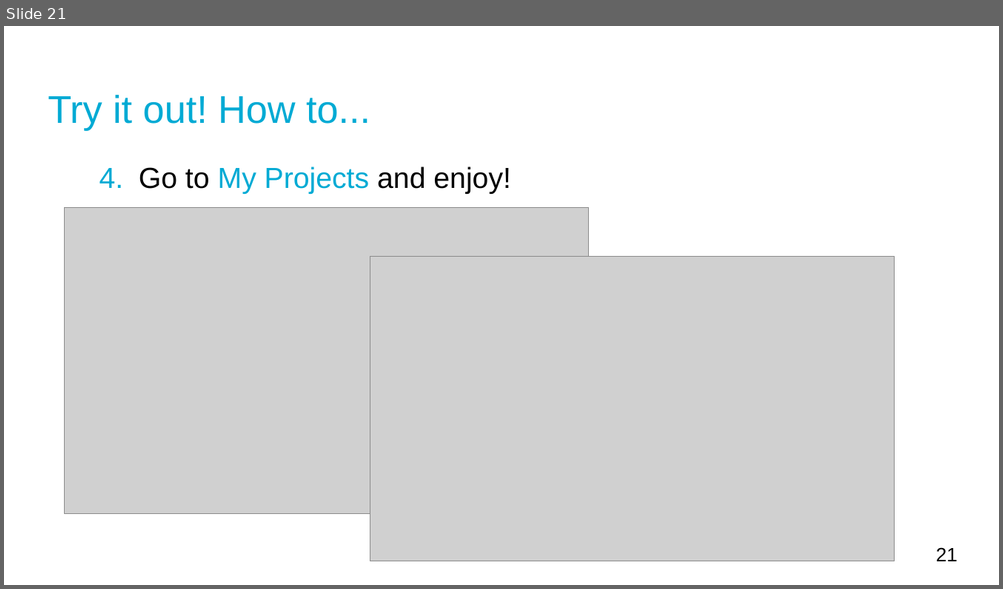
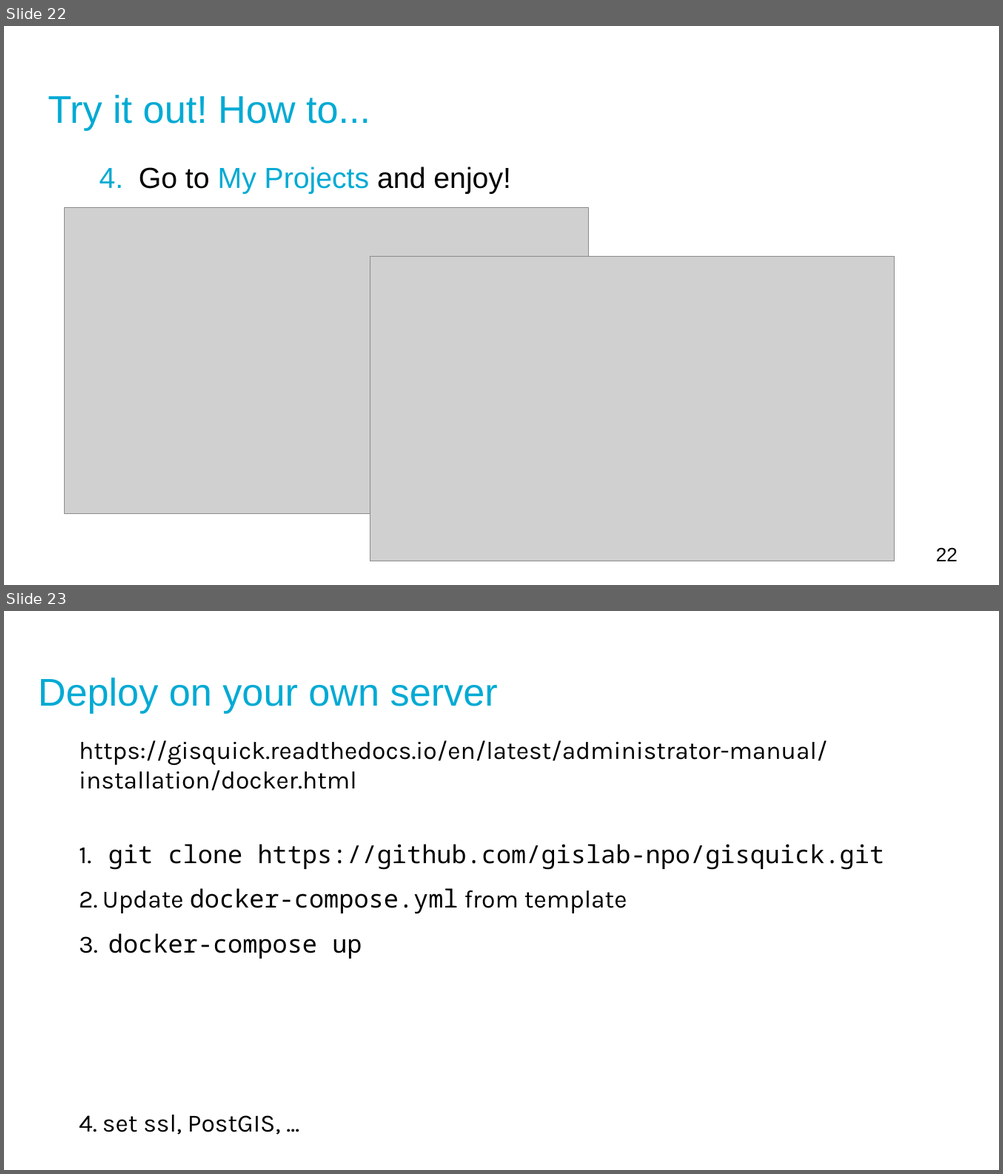
Before and after one commit to gisquick/gisquick-doc, a slide deck: presentations/lets-share-gis-much-quicker.odp. Shown one above the other, each under a label of ours: slide 21 before the commit, slides 22 and 23 after it. The pictures are 1003x589 and 1003x1174 pixels, drawn with LibreOffice and Linux fonts; fonts in the diff are those of the drawing; grey boxes stand for pictures. Boxes give left, top, right and bottom in pixels: in the first picture for what was removed or moved away, otherwise in the second. Text is boxed around its words. In the diff, an @@ line names an element or a change of style, - is before the commit and + after.

```diff
--- a/presentations/lets-share-gis-much-quicker.odp
+++ b/presentations/lets-share-gis-much-quicker.odp
@@ slide 23 added at (x1=4, y1=611, x2=999, y2=1170), background #FFFFFF @@
@@ title added at (x1=38, y1=678, x2=498, y2=713), 28 pt, text #00AAD4 @@
+Deploy on your own server
@@ subtitle added at (x1=79, y1=741, x2=885, y2=1135), 18 pt, text #000000 @@
+https://gisquick.readthedocs.io/en/latest/administrator-manual/installation/docker.html
+1. git clone https://github.com/gislab-npo/gisquick.git
+2. Update docker-compose.yml from template
+3. docker-compose up
+4. set ssl, PostGIS, ...
@@ what was slide 21 is now slide 22 @@
@@ page number at (x1=936, y1=548, x2=957, y2=562): text changed @@
-21
+22
```
Also in this commit, not shown: 8 slides changed, 6 other slides added.
